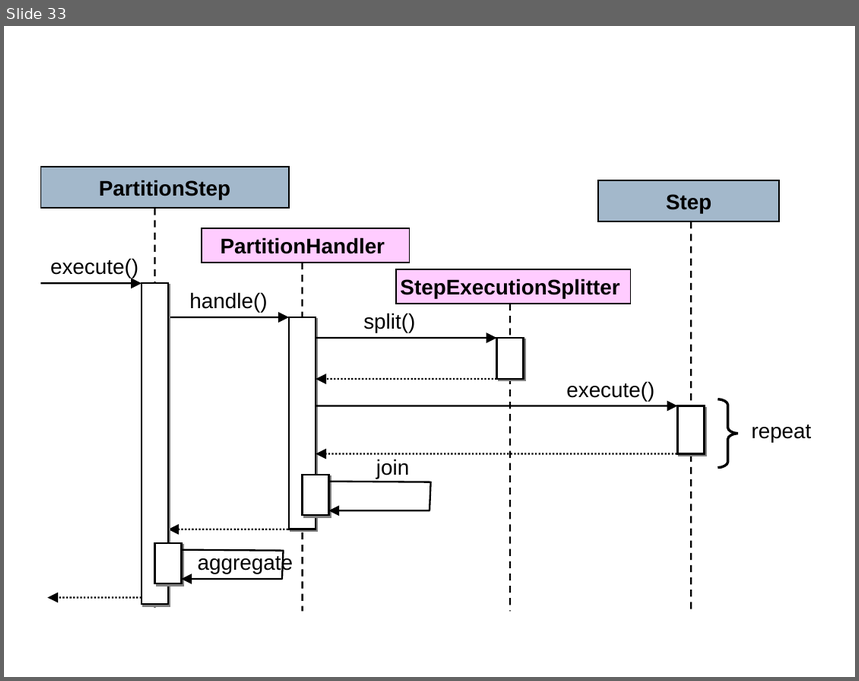
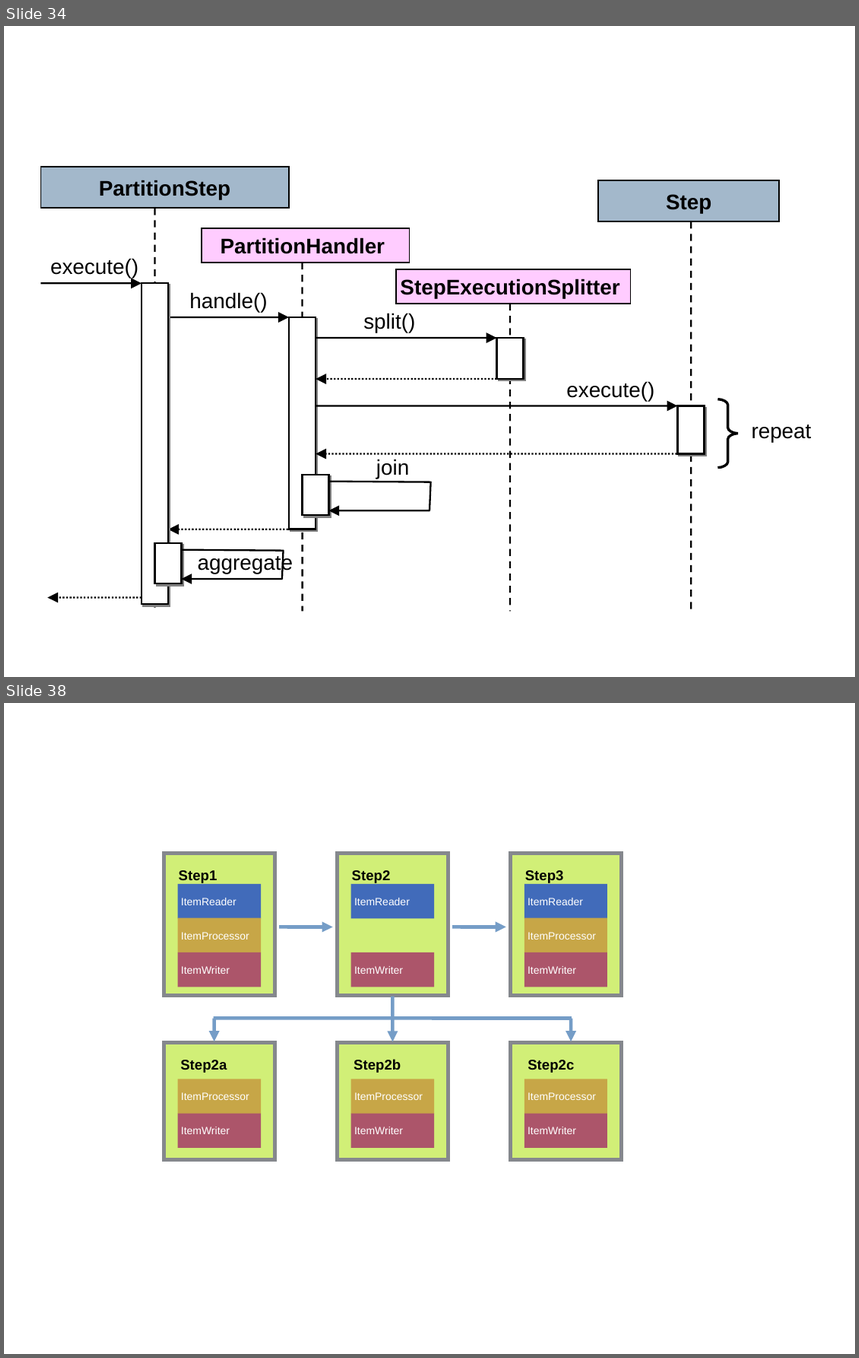
Before and after one commit to spring-projects/spring-batch, a slide deck: src/models/Figures.ppt. Shown one above the other, each under a label of ours: slide 33 before the commit, slides 34 and 38 after it; the slides between them are not shown. The pictures are 859x681 and 859x1358 pixels, drawn with LibreOffice and Linux fonts; fonts in the diff are those of the drawing. Boxes give left, top, right and bottom in pixels: in the first picture for what was removed or moved away, otherwise in the second. Text is boxed around its words. In the diff, an @@ line names an element or a change of style, - is before the commit and + after.

```diff
--- a/src/models/Figures.ppt
+++ b/src/models/Figures.ppt
@@ slide 38 added at <box>4,703,855,1354</box>, background #FFFFFF @@
@@ rectangle added at <box>164,853,275,996</box>, fill #D1EF77, outline #85888D 2.01 pt @@
@@ rectangle added at <box>338,853,448,996</box>, fill #D1EF77, outline #85888D 2.01 pt @@
@@ rectangle added at <box>510,853,621,996</box>, fill #D1EF77, outline #85888D 2.01 pt @@
@@ rectangle added at <box>178,884,261,918</box>, fill #416BBA, 6 pt, text #FFFFFF @@
+ItemReader
@@ text added at <box>179,870,218,883</box>, 8 pt, text #000000, bold @@
+Step1
@@ rectangle added at <box>351,884,434,918</box>, fill #416BBA, 6 pt, text #FFFFFF @@
+ItemReader
@@ text added at <box>352,870,391,883</box>, 8 pt, text #000000, bold @@
+Step2
@@ rectangle added at <box>525,884,607,918</box>, fill #416BBA, 6 pt, text #FFFFFF @@
+ItemReader
@@ text added at <box>525,870,564,883</box>, 8 pt, text #000000, bold @@
+Step3
@@ rectangle added at <box>178,918,261,952</box>, fill #C7A647, 6 pt, text #FFFFFF @@
+ItemProcessor
@@ arrow added from (279, 927) to (334, 927), #759DC7 2.01 pt @@
@@ arrow added from (453, 927) to (506, 927), #759DC7 2.01 pt @@
@@ rectangle added at <box>525,918,607,952</box>, fill #C7A647, 6 pt, text #FFFFFF @@
+ItemProcessor
@@ rectangle added at <box>178,952,261,986</box>, fill #AC556A, 6 pt, text #FFFFFF @@
+ItemWriter
@@ rectangle added at <box>351,952,434,986</box>, fill #AC556A, 6 pt, text #FFFFFF @@
+ItemWriter
@@ rectangle added at <box>525,952,607,986</box>, fill #AC556A, 6 pt, text #FFFFFF @@
+ItemWriter
@@ arrow added from (393, 997) to (393, 1041), #759DC7 2.01 pt @@
@@ line added from (214, 1018) to (572, 1018), #759DC7 2.01 pt @@
@@ arrow added from (214, 1018) to (214, 1041), #759DC7 2.01 pt @@
@@ arrow added from (572, 1018) to (572, 1041), #759DC7 2.01 pt @@
@@ rectangle added at <box>164,1043,275,1160</box>, fill #D1EF77, outline #85888D 2.01 pt @@
@@ rectangle added at <box>338,1043,448,1160</box>, fill #D1EF77, outline #85888D 2.01 pt @@
@@ rectangle added at <box>510,1043,621,1160</box>, fill #D1EF77, outline #85888D 2.01 pt @@
@@ text added at <box>180,1059,227,1072</box>, 8 pt, text #000000, bold @@
+Step2a
@@ text added at <box>354,1059,401,1072</box>, 8 pt, text #000000, bold @@
+Step2b
@@ text added at <box>528,1059,574,1072</box>, 8 pt, text #000000, bold @@
+Step2c
@@ rectangle added at <box>178,1080,261,1114</box>, fill #C7A647, 6 pt, text #FFFFFF @@
+ItemProcessor
@@ rectangle added at <box>351,1080,434,1114</box>, fill #C7A647, 6 pt, text #FFFFFF @@
+ItemProcessor
@@ rectangle added at <box>525,1080,607,1114</box>, fill #C7A647, 6 pt, text #FFFFFF @@
+ItemProcessor
@@ rectangle added at <box>178,1114,261,1148</box>, fill #AC556A, 6 pt, text #FFFFFF @@
+ItemWriter
@@ rectangle added at <box>351,1114,434,1148</box>, fill #AC556A, 6 pt, text #FFFFFF @@
+ItemWriter
@@ rectangle added at <box>525,1114,607,1148</box>, fill #AC556A, 6 pt, text #FFFFFF @@
+ItemWriter
@@ what was slide 33 is now slide 34 @@
```
Also in this commit, not shown: 10 slides changed, 4 other slides added, 3 other files.
